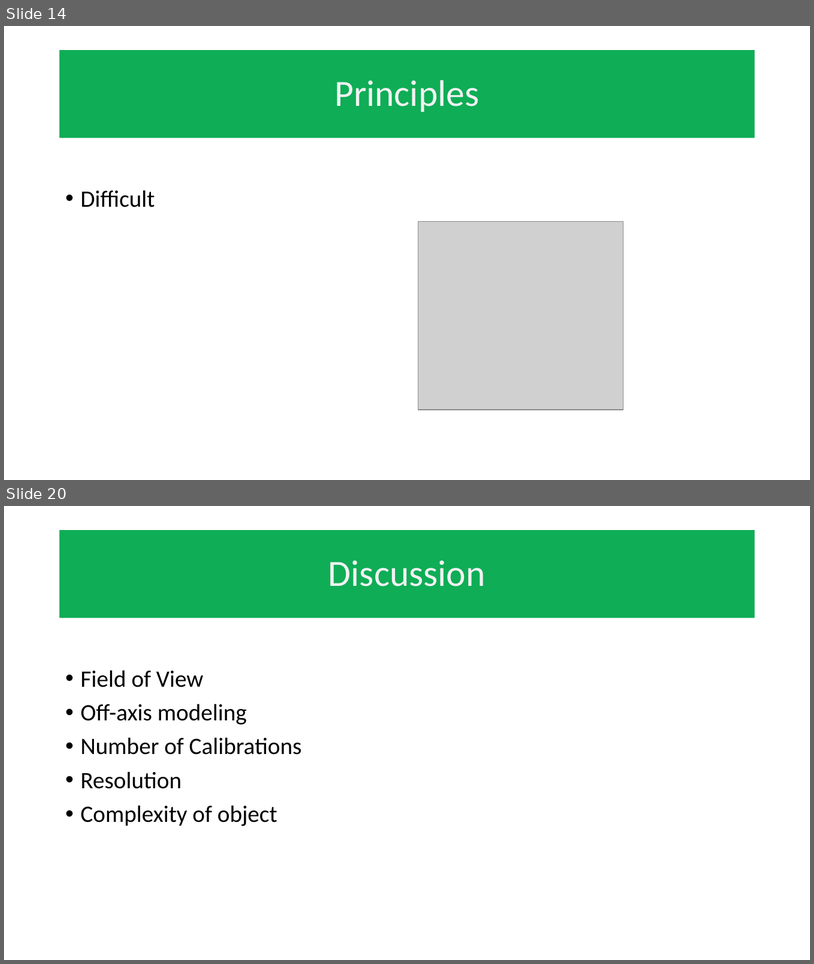
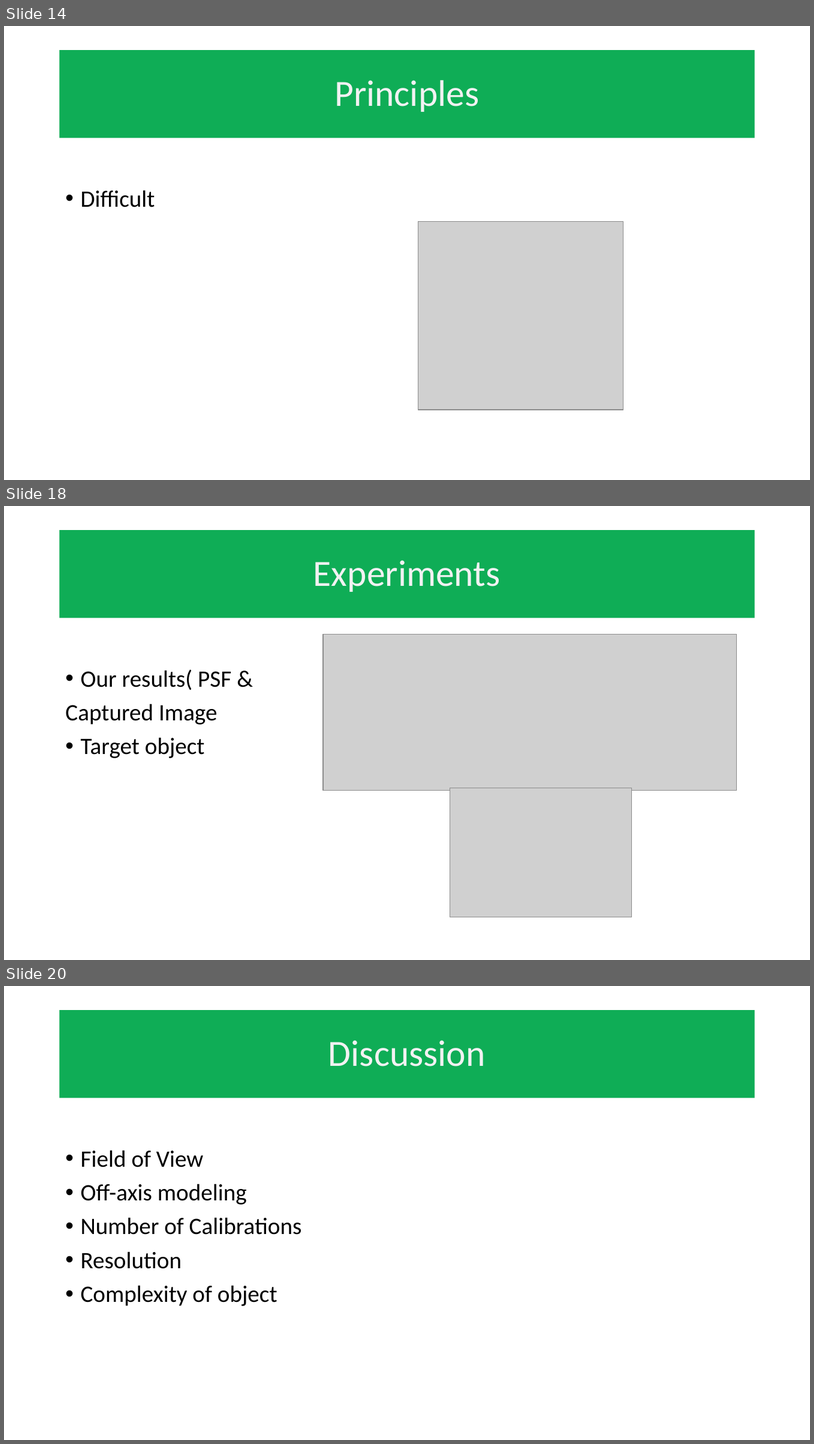
Before and after one commit to mathFPGAseek/und_eecs590_F21, a slide deck: diffuser_cam_20211202_rev1.pptx. Shown one above the other, each under a label of ours: slides 14 and 20 before the commit, slides 14, 18 and 20 after it; the slides between them are not shown. The pictures are 814x964 and 814x1444 pixels, drawn with LibreOffice and Linux fonts; fonts in the diff are those of the drawing; grey boxes stand for pictures; background and template pictures are left out. Boxes give left, top, right and bottom in pixels: in the first picture for what was removed or moved away, otherwise in the second. Text is boxed around its words. In the diff, an @@ line names an element or a change of style, - is before the commit and + after.

```diff
--- a/diffuser_cam_20211202_rev1.pptx
+++ b/diffuser_cam_20211202_rev1.pptx
@@ slide 18 added at (4, 506, 810, 960), background #FFFFFF @@
@@ title added at (60, 530, 755, 618), fill #0FAD56, 44 pt, text #F2F2F2 @@
+Experiments
@@ picture added at (323, 634, 737, 790) @@
@@ text added at (65, 669, 231, 758), 28 pt, text #000000 @@
+• Our results( PSF &
+Captured Image
+• Target object
@@ picture added at (450, 788, 633, 918) @@
```
Also in this commit, not shown: 4 slides changed, 5 other slides added, 8 slides removed.
